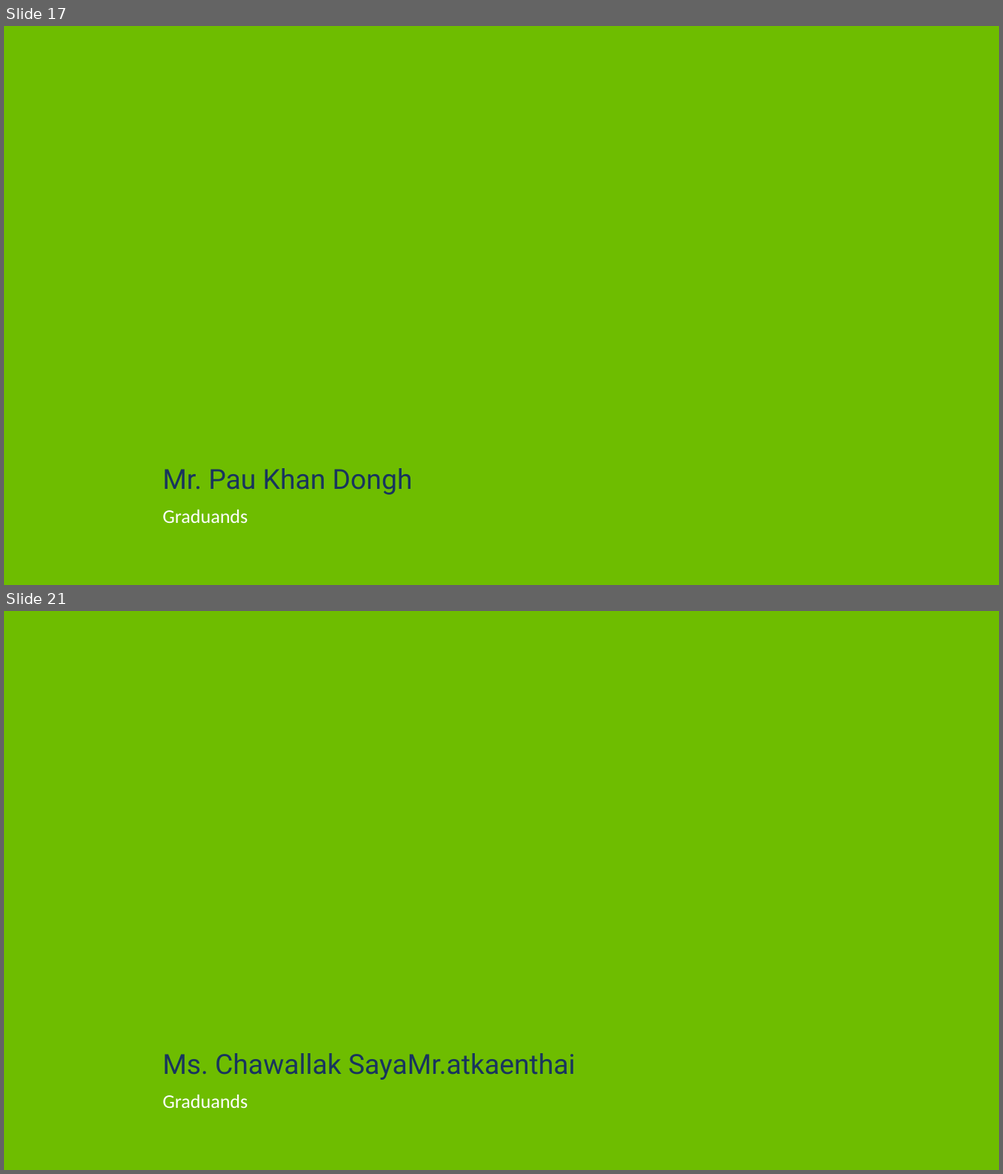
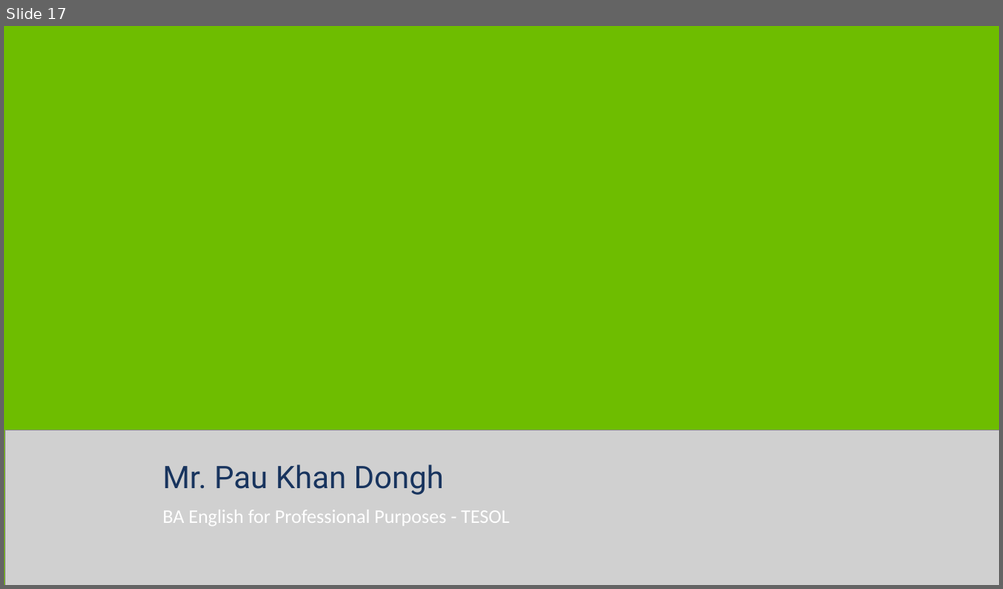
Before and after one commit to p-e-koko/excel_to_lowerthird, a slide deck: lowerthirds.pptx. Shown one above the other, each under a label of ours: slides 17 and 21 before the commit, slide 17 after it; the slides between them are not shown. The pictures are 1003x1174 and 1003x589 pixels, drawn with LibreOffice and Linux fonts; fonts in the diff are those of the drawing; grey boxes stand for pictures; background and template pictures are left out. Boxes give left, top, right and bottom in pixels: in the first picture for what was removed or moved away, otherwise in the second. Text is boxed around its words. In the diff, an @@ line names an element or a change of style, - is before the commit and + after.

```diff
--- a/lowerthirds.pptx
+++ b/lowerthirds.pptx
@@ slide 21 removed at (x1=4, y1=611, x2=999, y2=1170), background picture (left out) @@
@@ rectangle removed at (x1=4, y1=611, x2=999, y2=1170) @@
@@ text removed at (x1=162, y1=1054, x2=575, y2=1080) @@
-Ms. Chawallak SayaMr.atkaenthai
@@ text removed at (x1=162, y1=1095, x2=247, y2=1108) @@
-Graduands
@@ slide 17 changed as well @@
@@ picture added at (x1=5, y1=430, x2=999, y2=585) @@
@@ text "Mr. Pau Khan Dongh" at (x1=162, y1=465, x2=444, y2=495): size 40 to 45 pt @@
@@ text at (x1=162, y1=510, x2=509, y2=526): text changed @@
-Graduands
+BA English for Professional Purposes - TESOL
```
Also in this commit, not shown: 202 other slides changed, 2 slides added, 1 other slide removed, 3 other files.
